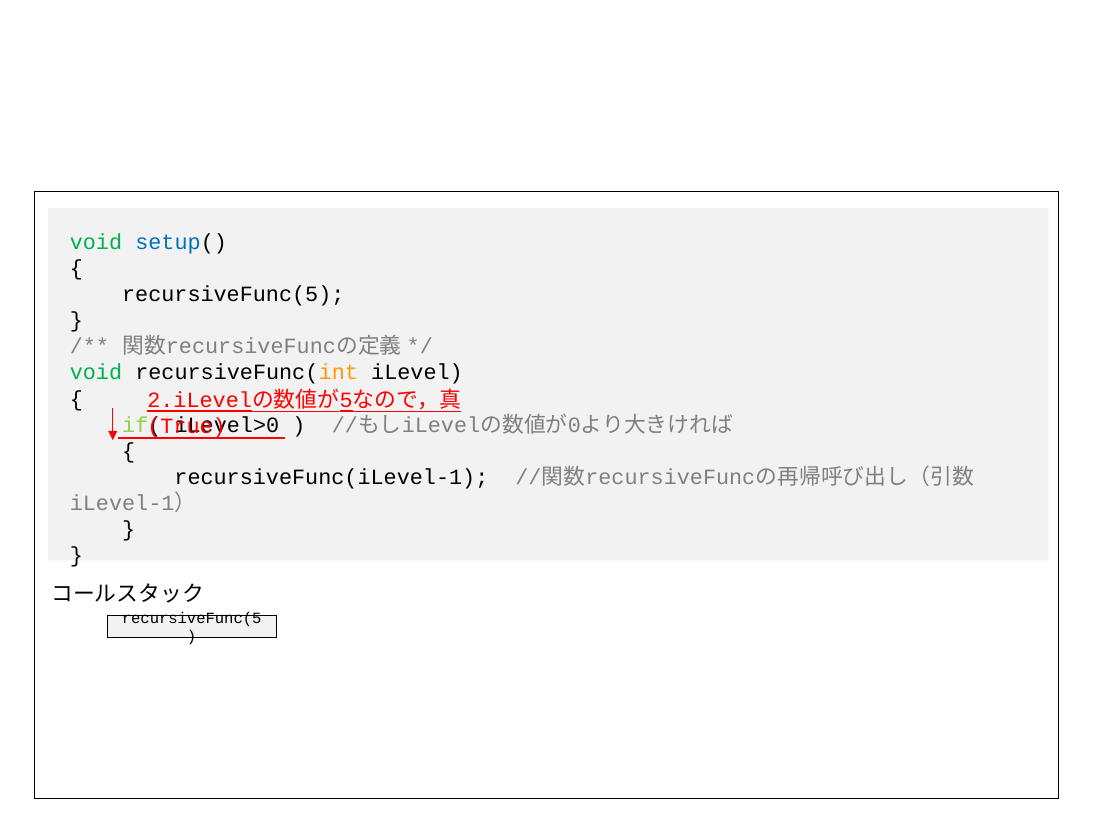
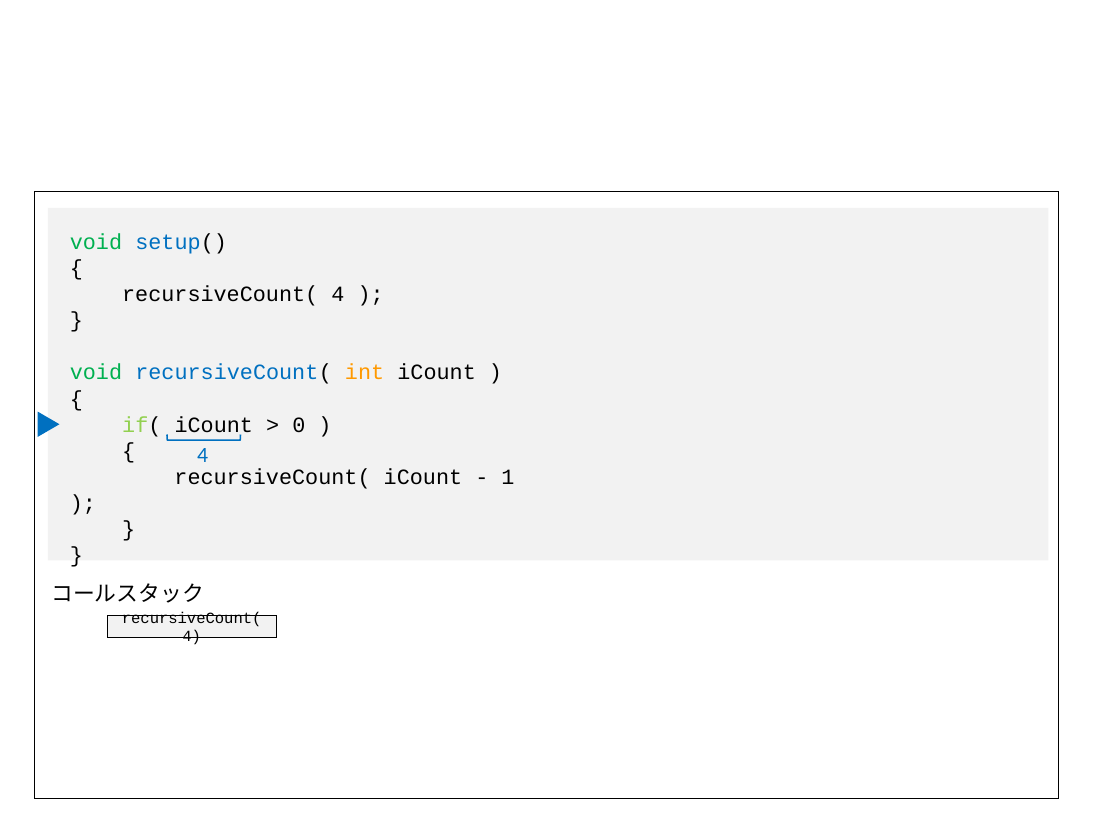
Before and after one commit to afukushimagit/afukushimagit.github.io, a slide deck: slide 5 of images/recursive/図素材.pptx (slide 2 before the commit). Drawn at 1120x840 pixels with LibreOffice and Linux fonts; fonts in the diff are those of the drawing. Boxes give left, top, right and bottom in pixels: in the first picture for what was removed or moved away, otherwise in the second. Text is boxed around its words. In the diff, an @@ line names an element or a change of style, - is before the commit and + after.

```diff
--- a/images/recursive/図素材.pptx
+++ b/images/recursive/図素材.pptx
@@ text at (122, 285, 344, 306): text changed @@
-recursiveFunc(5);
+recursiveCount( 4 );
@@ text at (70, 364, 475, 384): text changed; text colour #808080 to #0070C0 @@
-/** 関数recursiveFuncの定義 */
-void recursiveFunc(int iLevel)
+void recursiveCount( int iCount )
@@ triangle added at (38, 411, 59, 437), fill #0070C0 @@
@@ arrow removed from (113, 409) to (113, 440) @@
@@ text at (122, 416, 305, 439): text changed; text colour #808080 to #000000 @@
-if( iLevel>0 ) //もしiLevelの数値が0より大きければ
+if( iCount > 0 )
@@ text removed at (147, 392, 460, 439) @@
-2.iLevelの数値が5なので，真(True)
@@ line removed from (118, 438) to (284, 438) @@
@@ left bracket added at (166, 435, 240, 441), outline #0070C0 1 pt @@
@@ text added at (197, 448, 208, 462), 14 pt, text #0070C0 @@
+4
@@ text at (174, 468, 514, 489): text changed; text colour #808080 to #000000 @@
-recursiveFunc(iLevel-1); //関数recursiveFuncの再帰呼び出し（引数iLevel-1）
+recursiveCount( iCount - 1 );
@@ text in rectangle at (122, 611, 262, 644): text changed @@
-recursiveFunc(5)
+recursiveCount(4)
```
Also in this commit, not shown: 4 other slides changed, 14 slides added, 5 slides removed, 45 other files.
